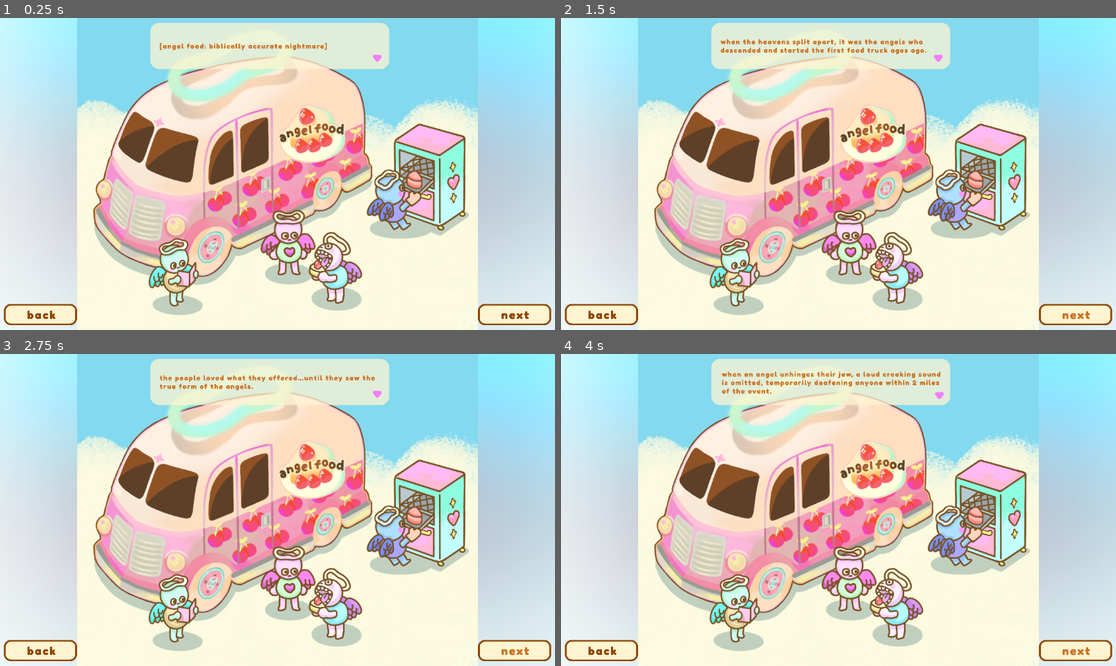
Above: before the commit, frames 1-4 (two rows, left to right).
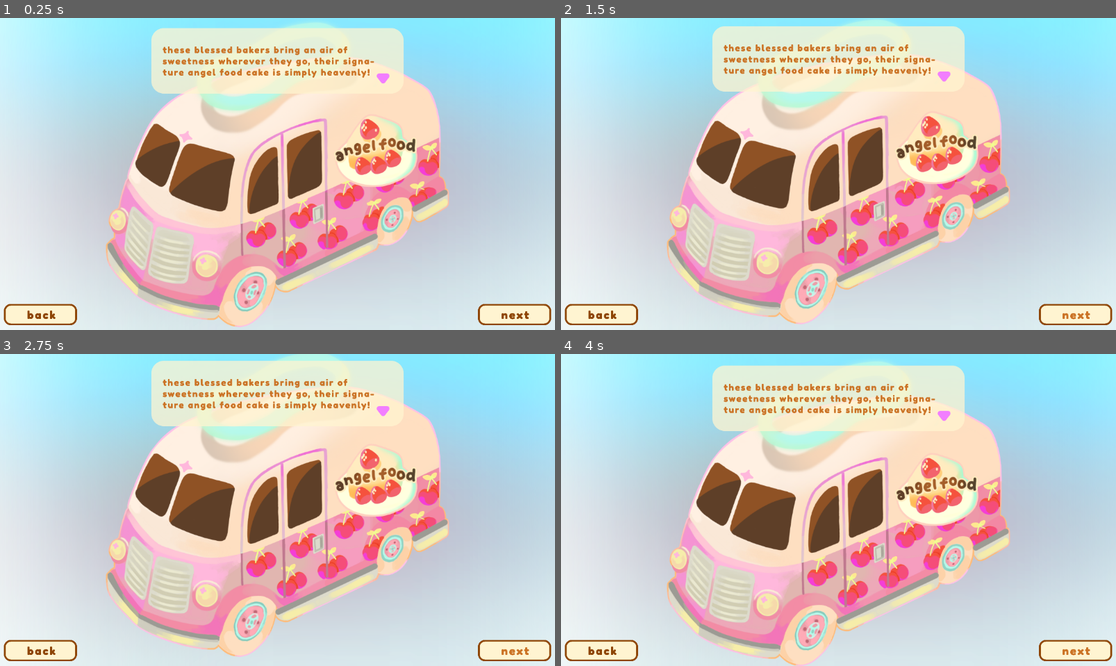
Above: after the commit, the same moments.

Repository: Gus700/FoodTruckBattles
Game: Godot game, scene res://scenes/loreScene.tscn
Same seed, same stepped clock (60 frames per second), same inputs: the game is played once before the commit and once after it. This scene is started directly instead of the project's main scene.
Inputs (mouse positions are in pixels of both pictures, inside the frame that each line leads up to):
- Up to frame 1 (0.25 s): no input
- Up to frame 2 (1.5 s): click (599, 314) at 0.5 s; click (1077, 314) at 1.27 s
- Up to frame 3 (2.75 s): click (516, 650) at 2.02 s
- Up to frame 4 (4 s): click (1077, 650) at 2.77 s; click (1077, 650) at 3.52 s

The runs differ from the first frame. In frame 1, 57% of the frame differs, in the area x 13-87%, y 0-100%; in frame 2, 57%; in frame 3, 56%; in frame 4, 57%.
Error before the commit: Attempt to call function 'show' in base 'null instance' on a null instance. (res://scripts/loreScene.gd:6)

Commit message:
basic template for level dialogues

Diff:
--- a/scenes/loreScene.tscn
+++ b/scenes/loreScene.tscn
@@ -6,9 +6,6 @@
 [ext_resource type="Texture2D" uid="uid://ddt3lbw5smxv1" path="res://assets/loreScenes/lore_bg/angelfood_bg.png" id="3_jr24d"]
 [ext_resource type="Texture2D" uid="uid://bmvotexyhb71f" path="res://assets/loreScenes/truck_intro/angelfood0.png" id="4_nsa50"]
 [ext_resource type="Texture2D" uid="uid://b7nk16xyfjcre" path="res://assets/loreScenes/lore_dialogue/angelfood0.png" id="4_suinc"]
-[ext_resource type="Texture2D" uid="uid://c6bwkmnq32355" path="res://assets/UI_buttons/challenge.png" id="5_214gj"]
-[ext_resource type="Texture2D" uid="uid://bx6nitou0a214" path="res://assets/UI_buttons/challenge_pressed.png" id="6_n7enw"]
-[ext_resource type="Texture2D" uid="uid://dvyyi2nkvnc0d" path="res://assets/UI_buttons/challenge_hover.png" id="7_88htx"]
 [ext_resource type="Script" path="res://scripts/SceneManager/ChangeSceneButton.gd" id="8_w7ok3"]
 [ext_resource type="Script" path="res://scenes/truckLore.gd" id="10_065ck"]
 [ext_resource type="Texture2D" uid="uid://kueo5gh5cw6o" path="res://assets/loreScenes/lore_dialogue/angelfood1.png" id="11_o06ix"]
@@ -22,9 +19,10 @@
 [ext_resource type="Texture2D" uid="uid://b0r8f8x7y0e5r" path="res://assets/UI_buttons/back.png" id="19_kdbm2"]
 [ext_resource type="Texture2D" uid="uid://n1qvtvy44j54" path="res://assets/UI_buttons/back_pressed.png" id="20_7sbil"]
 [ext_resource type="Texture2D" uid="uid://dvtn4u0004701" path="res://assets/UI_buttons/back_hover.png" id="21_ju2hf"]
-
-[sub_resource type="Animation" id="Animation_3lk84"]
-resource_name = "floating"
+[ext_resource type="Texture2D" uid="uid://tv5loukje7oe" path="res://assets/loreScenes/truck_intro/angelfood1.png" id="23_8gba4"]
+
+[sub_resource type="Animation" id="Animation_dxum2"]
+resource_name = "truckIntroFloat"
 loop_mode = 2
 tracks/0/type = "value"
 tracks/0/imported = false
@@ -36,11 +34,11 @@
 "times": PackedFloat32Array(0, 1),
 "transitions": PackedFloat32Array(1, 1),
 "update": 0,
-"values": [Vector2(312, 31), Vector2(312, 12)]
+"values": [Vector2(0, 24), Vector2(0, 10)]
 }
 tracks/1/type = "value"
 tracks/1/imported = false
-tracks/1/enabled = true
+tracks/1/enabled = false
 tracks/1/path = NodePath("textBubble:rotation")
 tracks/1/interp = 1
 tracks/1/loop_wrap = true
@@ -53,19 +51,19 @@
 tracks/2/type = "value"
 tracks/2/imported = false
 tracks/2/enabled = true
-tracks/2/path = NodePath("TruckImg:position")
+tracks/2/path = NodePath("backgroundImage:position")
 tracks/2/interp = 1
 tracks/2/loop_wrap = true
 tracks/2/keys = {
 "times": PackedFloat32Array(0, 1),
 "transitions": PackedFloat32Array(1, 1),
 "update": 0,
-"values": [Vector2(0, 0), Vector2(0, -30)]
+"values": [Vector2(0, 0), Vector2(0, -25)]
 }
 tracks/3/type = "value"
 tracks/3/imported = false
 tracks/3/enabled = true
-tracks/3/path = NodePath("TruckImg:rotation")
+tracks/3/path = NodePath("backgroundImage:rotation")
 tracks/3/interp = 1
 tracks/3/loop_wrap = true
 tracks/3/keys = {
@@ -75,7 +73,7 @@
 "values": [0.0, 0.0]
 }
 
-[sub_resource type="Animation" id="Animation_qv3n2"]
+[sub_resource type="Animation" id="Animation_5snml"]
 length = 0.001
 tracks/0/type = "value"
 tracks/0/imported = false
@@ -87,7 +85,7 @@
 "times": PackedFloat32Array(0),
 "transitions": PackedFloat32Array(1),
 "update": 0,
-"values": [Vector2(312, 31)]
+"values": [Vector2(312, 33)]
 }
 tracks/1/type = "value"
 tracks/1/imported = false
@@ -104,7 +102,7 @@
 tracks/2/type = "value"
 tracks/2/imported = false
 tracks/2/enabled = true
-tracks/2/path = NodePath("TruckImg:position")
+tracks/2/path = NodePath("backgroundImage:position")
 tracks/2/interp = 1
 tracks/2/loop_wrap = true
 tracks/2/keys = {
@@ -116,7 +114,7 @@
 tracks/3/type = "value"
 tracks/3/imported = false
 tracks/3/enabled = true
-tracks/3/path = NodePath("TruckImg:rotation")
+tracks/3/path = NodePath("backgroundImage:rotation")
 tracks/3/interp = 1
 tracks/3/loop_wrap = true
 tracks/3/keys = {
@@ -126,10 +124,10 @@
 "values": [0.0]
 }
 
-[sub_resource type="AnimationLibrary" id="AnimationLibrary_foegp"]
+[sub_resource type="AnimationLibrary" id="AnimationLibrary_nyn2w"]
 _data = {
-"RESET": SubResource("Animation_qv3n2"),
-"floating": SubResource("Animation_3lk84")
+"RESET": SubResource("Animation_5snml"),
+"truckIntroFloat": SubResource("Animation_dxum2")
 }
 
 [node name="LoreScene" type="Control"]
@@ -159,18 +157,19 @@
 texture = ExtResource("3_jr24d")
 expand_mode = 1
 
-[node name="Intro" type="Control" parent="Level1"]
-visible = false
-layout_mode = 1
-anchors_preset = 15
-anchor_right = 1.0
-anchor_bottom = 1.0
-grow_horizontal = 2
-grow_vertical = 2
-
-[node name="TruckImg" type="TextureRect" parent="Level1/Intro"]
-layout_mode = 1
-anchors_preset = 15
+[node name="TruckIntro" type="Control" parent="Level1"]
+layout_mode = 1
+anchors_preset = 15
+anchor_right = 1.0
+anchor_bottom = 1.0
+grow_horizontal = 2
+grow_vertical = 2
+script = ExtResource("10_065ck")
+textImgs = Array[Texture2D]([ExtResource("4_nsa50"), ExtResource("23_8gba4")])
+
+[node name="backgroundImage" type="TextureRect" parent="Level1/TruckIntro"]
+layout_mode = 1
+anchors_preset = -1
 anchor_right = 1.0
 anchor_bottom = 1.0
 grow_horizontal = 2
@@ -179,78 +178,22 @@
 expand_mode = 1
 stretch_mode = 5
 
-[node name="textBubble" type="TextureRect" parent="Level1/Intro"]
-layout_mode = 1
-anchors_preset = -1
-anchor_left = 0.270833
-anchor_top = 0.0123457
-anchor_right = 0.701389
-anchor_bottom = 0.166667
+[node name="textBubble" type="TextureRect" parent="Level1/TruckIntro"]
+layout_mode = 1
+anchors_preset = -1
+anchor_top = 0.0154321
+anchor_right = 1.0
+anchor_bottom = 0.225309
+offset_left = 312.0
 offset_top = 23.0
+offset_right = 312.0
 offset_bottom = 23.0
-grow_horizontal = 2
-grow_vertical = 2
 texture = ExtResource("4_nsa50")
 expand_mode = 1
 stretch_mode = 5
-
-[node name="TextureButton" type="TextureButton" parent="Level1/Intro"]
-layout_mode = 1
-anchors_preset = -1
-anchor_left = 0.770833
-anchor_top = 0.925926
-anchor_right = 0.993333
-anchor_bottom = 0.987926
-offset_right = -0.32
-offset_bottom = -0.176003
-texture_normal = ExtResource("5_214gj")
-texture_pressed = ExtResource("6_n7enw")
-texture_hover = ExtResource("7_88htx")
-ignore_texture_size = true
-stretch_mode = 5
-script = ExtResource("8_w7ok3")
-dest = "Level"
-metadata/_edit_use_anchors_ = true
-
-[node name="AnimationPlayer" type="AnimationPlayer" parent="Level1/Intro"]
-autoplay = "floating"
-libraries = {
-"": SubResource("AnimationLibrary_foegp")
-}
-
-[node name="TruckLore" type="Control" parent="Level1"]
-layout_mode = 1
-anchors_preset = 15
-anchor_right = 1.0
-anchor_bottom = 1.0
-grow_horizontal = 2
-grow_vertical = 2
-script = ExtResource("10_065ck")
-textImgs = Array[Texture2D]([ExtResource("4_suinc"), ExtResource("11_o06ix"), ExtResource("12_hcalv"), ExtResource("13_t7aqc"), ExtResource("14_ixwqw"), ExtResource("15_v7afy")])
-
-[node name="backgroundImage" type="TextureRect" parent="Level1/TruckLore"]
-layout_mode = 1
-anchors_preset = 15
-anchor_right = 1.0
-anchor_bottom = 1.0
-grow_horizontal = 2
-grow_vertical = 2
-texture = ExtResource("2_jk1s3")
-expand_mode = 1
-stretch_mode = 5
-
-[node name="textBubble" type="TextureRect" parent="Level1/TruckLore"]
-layout_mode = 1
-anchors_preset = -1
-anchor_left = 0.270833
-anchor_top = 0.0123457
-anchor_right = 0.701389
-anchor_bottom = 0.166667
-expand_mode = 1
-stretch_mode = 5
-metadata/_edit_use_anchors_ = true
-
-[node name="TextureButton" type="TextureButton" parent="Level1/TruckLore"]
+metadata/_edit_use_anchors_ = true
+
+[node name="TextureButton" type="TextureButton" parent="Level1/TruckIntro"]
 visible = false
 layout_mode = 1
 anchors_preset = -1
@@ -266,10 +209,10 @@
 ignore_texture_size = true
 stretch_mode = 5
 script = ExtResource("8_w7ok3")
-dest = "loreScene"
-metadata/_edit_use_anchors_ = true
-
-[node name="NextTextButton" type="TextureButton" parent="Level1/TruckLore"]
+dest = "Level"
+metadata/_edit_use_anchors_ = true
+
+[node name="NextTextButton" type="TextureButton" parent="Level1/TruckIntro"]
 layout_mode = 1
 anchors_preset = -1
 anchor_left = 0.861111
@@ -285,7 +228,7 @@
 stretch_mode = 5
 metadata/_edit_use_anchors_ = true
 
-[node name="PrevTextButton" type="TextureButton" parent="Level1/TruckLore"]
+[node name="PrevTextButton" type="TextureButton" parent="Level1/TruckIntro"]
 layout_mode = 1
 anchors_preset = -1
 anchor_left = 0.00694444
@@ -301,8 +244,101 @@
 stretch_mode = 5
 metadata/_edit_use_anchors_ = true
 
-[connection signal="get_dest" from="Level1/Intro/TextureButton" to="." method="_on_texture_button_get_dest"]
-[connection signal="pressed" from="Level1/Intro/TextureButton" to="Level1/Intro/TextureButton" method="_on_pressed"]
+[node name="AnimationPlayer" type="AnimationPlayer" parent="Level1/TruckIntro"]
+autoplay = "truckIntroFloat"
+libraries = {
+"": SubResource("AnimationLibrary_nyn2w")
+}
+
+[node name="TruckLore" type="Control" parent="Level1"]
+visible = false
+layout_mode = 1
+anchors_preset = 15
+anchor_right = 1.0
+anchor_bottom = 1.0
+grow_horizontal = 2
+grow_vertical = 2
+script = ExtResource("10_065ck")
+textImgs = Array[Texture2D]([ExtResource("4_suinc"), ExtResource("11_o06ix"), ExtResource("12_hcalv"), ExtResource("13_t7aqc"), ExtResource("14_ixwqw"), ExtResource("15_v7afy")])
+
+[node name="backgroundImage" type="TextureRect" parent="Level1/TruckLore"]
+layout_mode = 1
+anchors_preset = 15
+anchor_right = 1.0
+anchor_bottom = 1.0
+grow_horizontal = 2
+grow_vertical = 2
+texture = ExtResource("2_jk1s3")
+expand_mode = 1
+stretch_mode = 5
+
+[node name="textBubble" type="TextureRect" parent="Level1/TruckLore"]
+layout_mode = 1
+anchors_preset = -1
+anchor_top = 0.0154321
+anchor_right = 1.0
+anchor_bottom = 0.225309
+texture = ExtResource("4_nsa50")
+expand_mode = 1
+stretch_mode = 5
+metadata/_edit_use_anchors_ = true
+
+[node name="TextureButton" type="TextureButton" parent="Level1/TruckLore"]
+visible = false
+layout_mode = 1
+anchors_preset = -1
+anchor_left = 0.861111
+anchor_top = 0.91358
+anchor_right = 0.993333
+anchor_bottom = 0.987926
+offset_right = -0.319946
+offset_bottom = -0.176025
+texture_normal = ExtResource("16_tc8k0")
+texture_pressed = ExtResource("17_3nf3f")
+texture_hover = ExtResource("18_wa0i0")
+ignore_texture_size = true
+stretch_mode = 5
+script = ExtResource("8_w7ok3")
+dest = "loreScene"
+metadata/_edit_use_anchors_ = true
+
+[node name="NextTextButton" type="TextureButton" parent="Level1/TruckLore"]
+layout_mode = 1
+anchors_preset = -1
+anchor_left = 0.861111
+anchor_top = 0.91358
+anchor_right = 0.993333
+anchor_bottom = 0.987926
+offset_right = -0.319946
+offset_bottom = -0.176025
+texture_normal = ExtResource("16_tc8k0")
+texture_pressed = ExtResource("17_3nf3f")
+texture_hover = ExtResource("18_wa0i0")
+ignore_texture_size = true
+stretch_mode = 5
+metadata/_edit_use_anchors_ = true
+
+[node name="PrevTextButton" type="TextureButton" parent="Level1/TruckLore"]
+layout_mode = 1
+anchors_preset = -1
+anchor_left = 0.00694444
+anchor_top = 0.91358
+anchor_right = 0.139167
+anchor_bottom = 0.987926
+offset_right = -0.319946
+offset_bottom = -0.176025
+texture_normal = ExtResource("19_kdbm2")
+texture_pressed = ExtResource("20_7sbil")
+texture_hover = ExtResource("21_ju2hf")
+ignore_texture_size = true
+stretch_mode = 5
+metadata/_edit_use_anchors_ = true
+
+[connection signal="get_dest" from="Level1/TruckIntro/TextureButton" to="." method="_on_texture_button_get_dest"]
+[connection signal="pressed" from="Level1/TruckIntro/TextureButton" to="Level1/TruckIntro" method="_on_texture_button_pressed"]
+[connection signal="pressed" from="Level1/TruckIntro/TextureButton" to="Level1/TruckIntro/TextureButton" method="_on_pressed"]
+[connection signal="pressed" from="Level1/TruckIntro/NextTextButton" to="Level1/TruckIntro" method="_on_next_text_button_pressed"]
+[connection signal="pressed" from="Level1/TruckIntro/PrevTextButton" to="Level1/TruckIntro" method="_on_prev_text_button_pressed"]
 [connection signal="get_dest" from="Level1/TruckLore/TextureButton" to="." method="_on_texture_button_get_dest"]
 [connection signal="pressed" from="Level1/TruckLore/TextureButton" to="Level1/TruckLore" method="_on_texture_button_pressed"]
 [connection signal="pressed" from="Level1/TruckLore/TextureButton" to="Level1/TruckLore/TextureButton" method="_on_pressed"]
--- a/scenes/truckLore.gd
+++ b/scenes/truckLore.gd
@@ -11,7 +11,8 @@
 	setTextBubImg()
 
 func setTextBubImg() -> void:
-	textBubbleNode.texture = textImgs[textBubIndex]
+	#textBubbleNode.texture = textImgs[textBubIndex]
+	pass
 
 # if the last text box is being shown then hide next button and show change scene button
 func checkIfLastText() -> void:
--- a/scripts/globalScripts/gloData.gd
+++ b/scripts/globalScripts/gloData.gd
@@ -1,6 +1,6 @@
 extends Node
 
-var currentlevelName: String = ""
+var currentlevelName: String = "Level1"
 
 var levels = {
 	"levelTutorial": {"introSeen": false},
Not shown: 1 places in scenes/loreScene.tscn that only renumber resources
